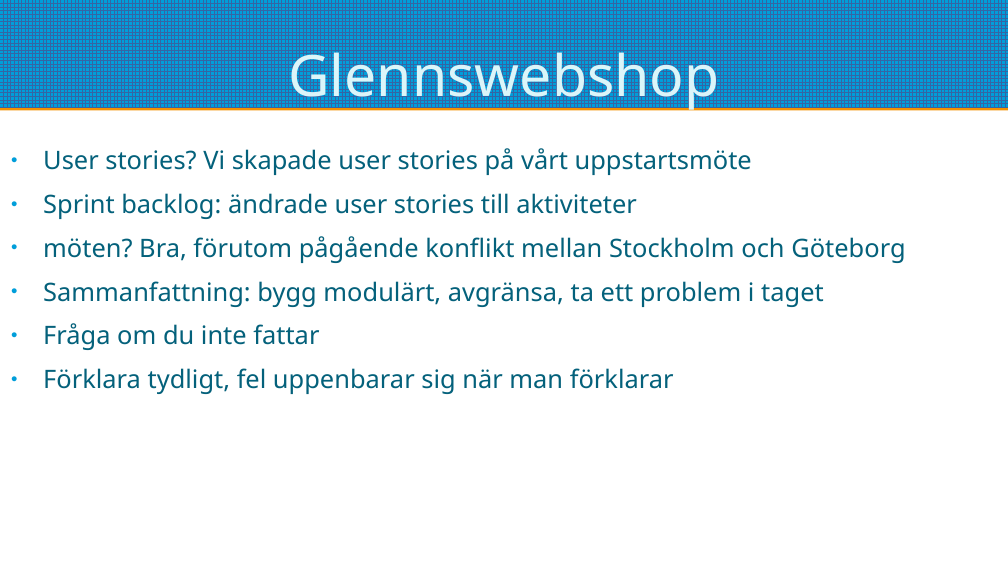
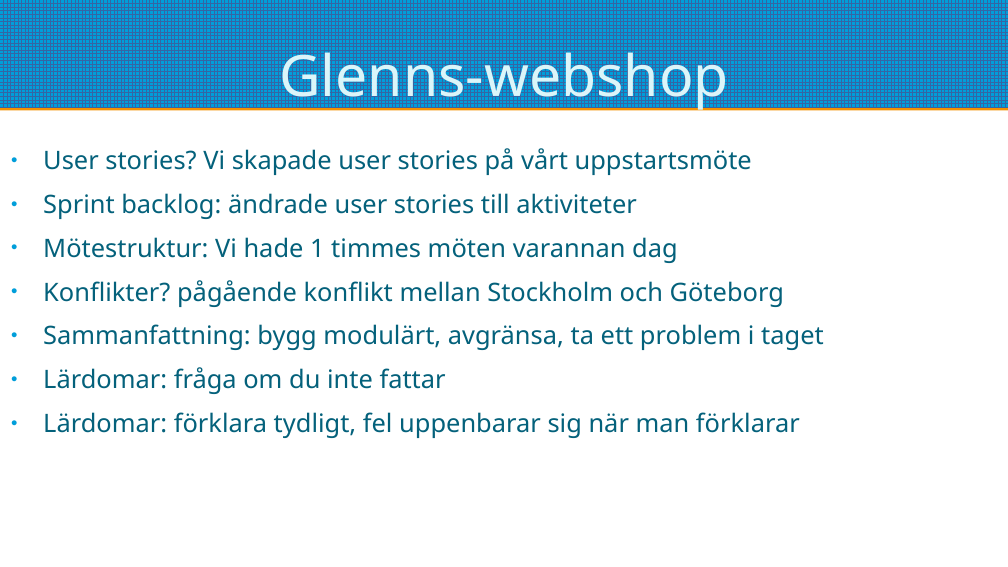
Before and after one commit to pontusOlssonGit/glenns-webshop, a slide deck: slide 2 of redovisning.odp (slide 4 before the commit). Drawn at 1008x567 pixels with LibreOffice and Linux fonts; fonts in the diff are those of the drawing. Boxes give left, top, right and bottom in pixels: in the first picture for what was removed or moved away, otherwise in the second. Text is boxed around its words. In the diff, an @@ line names an element or a change of style, - is before the commit and + after.

```diff
--- a/redovisning.odp
+++ b/redovisning.odp
@@ title at bbox=[279, 42, 729, 111]: text changed @@
-Glennswebshop
+Glenns-webshop
@@ text at bbox=[43, 237, 784, 307]: text changed @@
-● möten? Bra, förutom pågående konflikt mellan Stockholm och Göteborg
+● Mötestruktur: Vi hade 1 timmes möten varannan dag
+● Konflikter? pågående konflikt mellan Stockholm och Göteborg
@@ text at bbox=[43, 367, 800, 438]: text changed @@
-● Fråga om du inte fattar
-● Förklara tydligt, fel uppenbarar sig när man förklarar
+● Lärdomar: fråga om du inte fattar
+● Lärdomar: förklara tydligt, fel uppenbarar sig när man förklarar
```
Also in this commit, not shown: 7 other slides changed, 2 other files.
